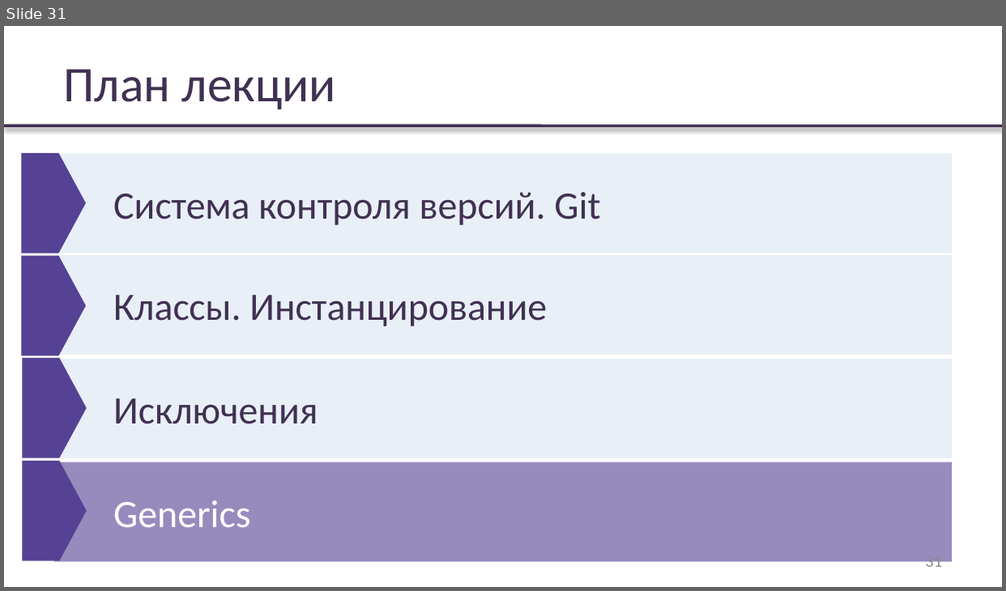
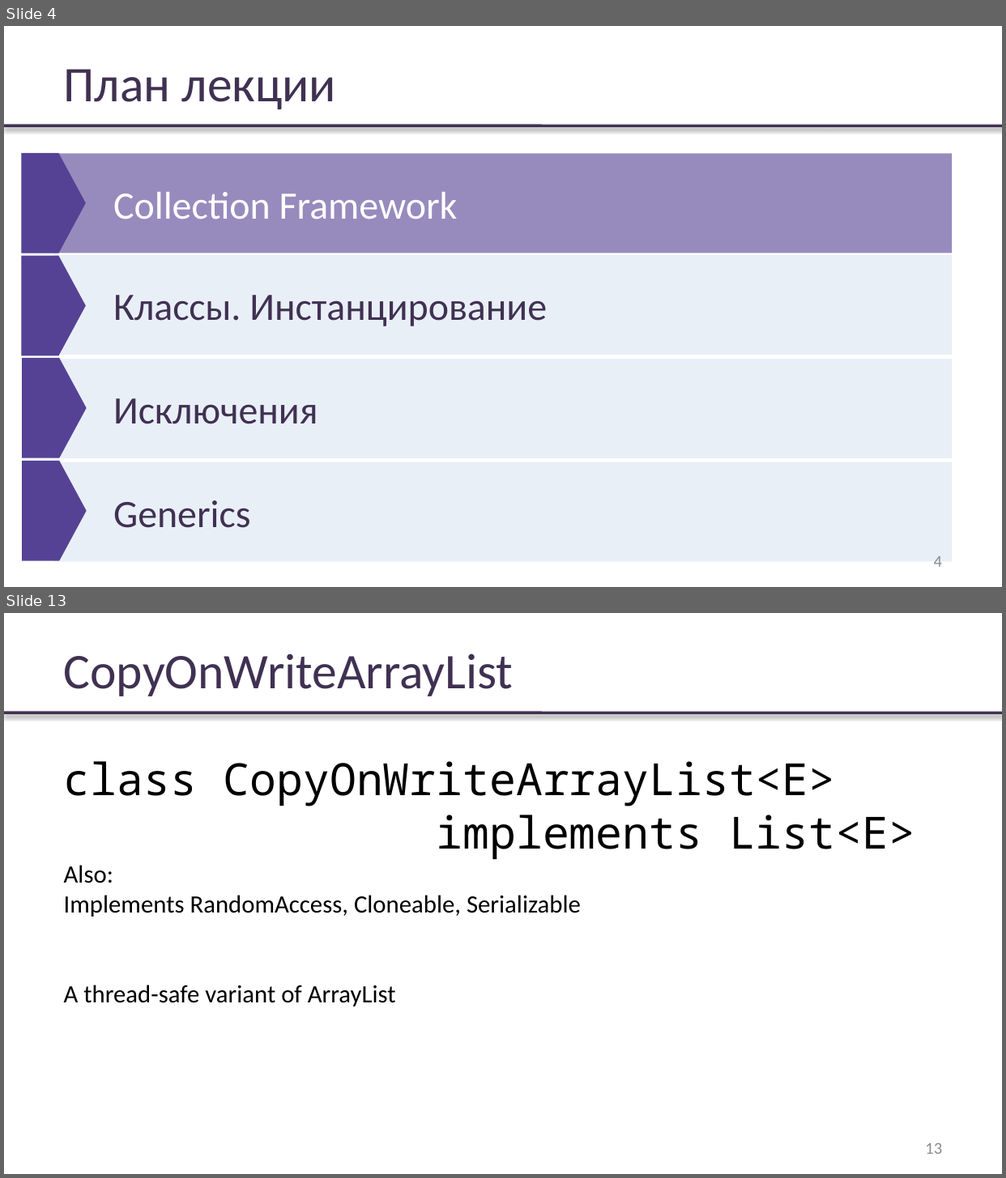
Before and after one commit to rybalkinsd/atom, a slide deck: lecture3/presentation/lecture03.pptx. Shown one above the other, each under a label of ours: slide 31 before the commit, slides 4 and 13 after it; the slides between them are not shown. The pictures are 1006x591 and 1006x1178 pixels, drawn with LibreOffice and Linux fonts; fonts in the diff are those of the drawing; background and template pictures are left out. Boxes give left, top, right and bottom in pixels: in the first picture for what was removed or moved away, otherwise in the second. Text is boxed around its words. In the diff, an @@ line names an element or a change of style, - is before the commit and + after.

```diff
--- a/lecture3/presentation/lecture03.pptx
+++ b/lecture3/presentation/lecture03.pptx
@@ slide 13 added at (x1=4, y1=613, x2=1002, y2=1174), background #FFFFFF; not listed: 1 template element that a slide beside it also shows @@
@@ text added at (x1=64, y1=653, x2=513, y2=696), 36 pt, text #403152 @@
+CopyOnWriteArrayList
@@ text added at (x1=64, y1=761, x2=915, y2=1007), 18 pt, text #000000 @@
+class CopyOnWriteArrayList<E>
+implements List<E>
+Also:
+Implements RandomAccess, Cloneable, Serializable
+A thread-safe variant of ArrayList
@@ page number added at (x1=925, y1=1144, x2=942, y2=1154), 12 pt, text #8B8B8B @@
+13
@@ what was slide 31 is now slide 4 @@
@@ slide 4 changed as well @@
@@ rectangle "Collection Framework" at (x1=54, y1=154, x2=952, y2=254): fill #DCE6F2 at 61% opacity to #554294 at 61% opacity @@
@@ text in rectangle at (x1=113, y1=192, x2=458, y2=219): text changed; text colour #403152 to #FFFFFF @@
-Система контроля версий. Git
+Collection Framework
@@ rectangle "Классы. Инстанцирование" resized from (x1=113, y1=295, x2=547, y2=327) to (x1=54, y1=255, x2=952, y2=356) @@
@@ rectangle "Generics" at (x1=54, y1=462, x2=952, y2=562): text colour #FFFFFF to #403152; fill #554294 at 61% opacity to #DCE6F2 at 61% opacity @@
@@ page number at (x1=934, y1=557, x2=942, y2=567): text changed @@
-31
+4
```
Also in this commit, not shown: 8 other slides changed, 9 other slides added, 3 slides removed.
